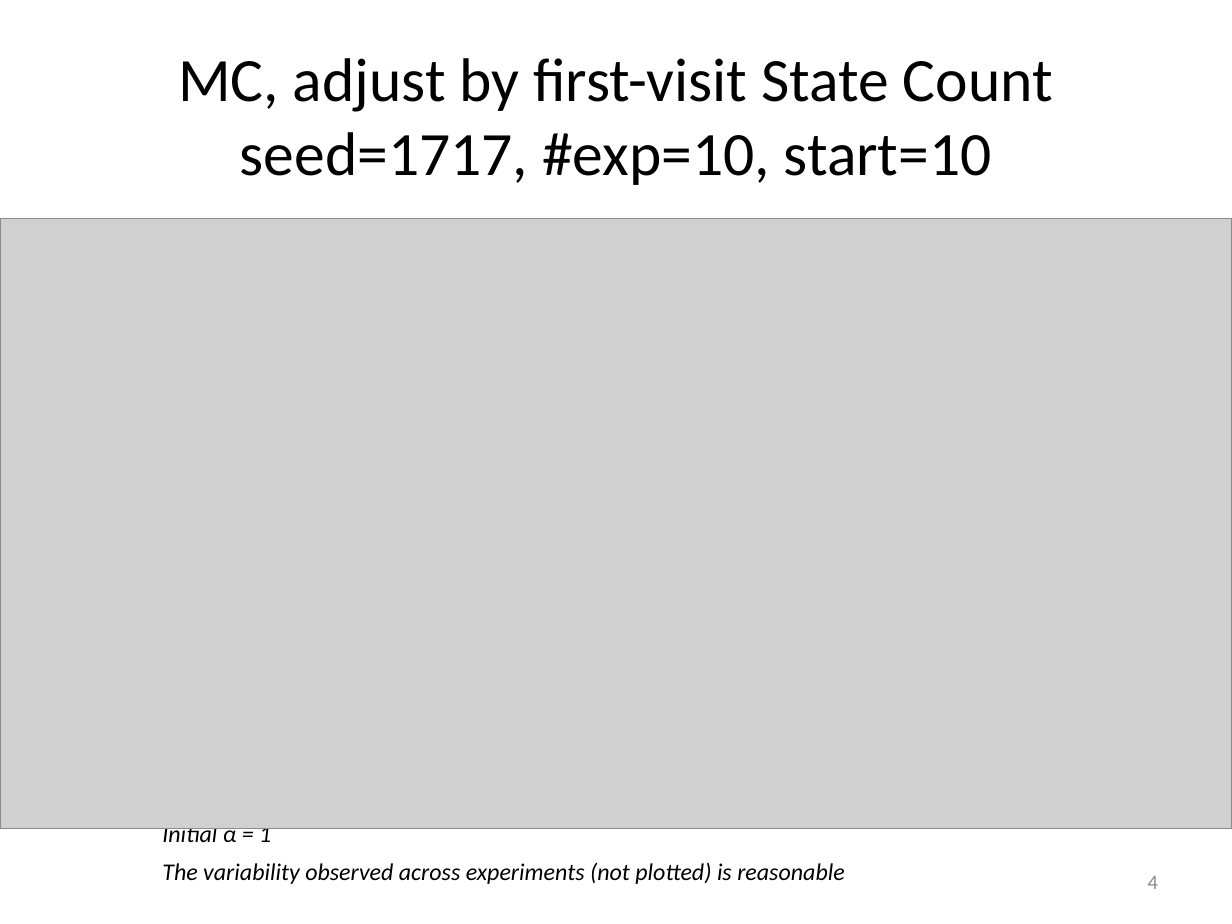
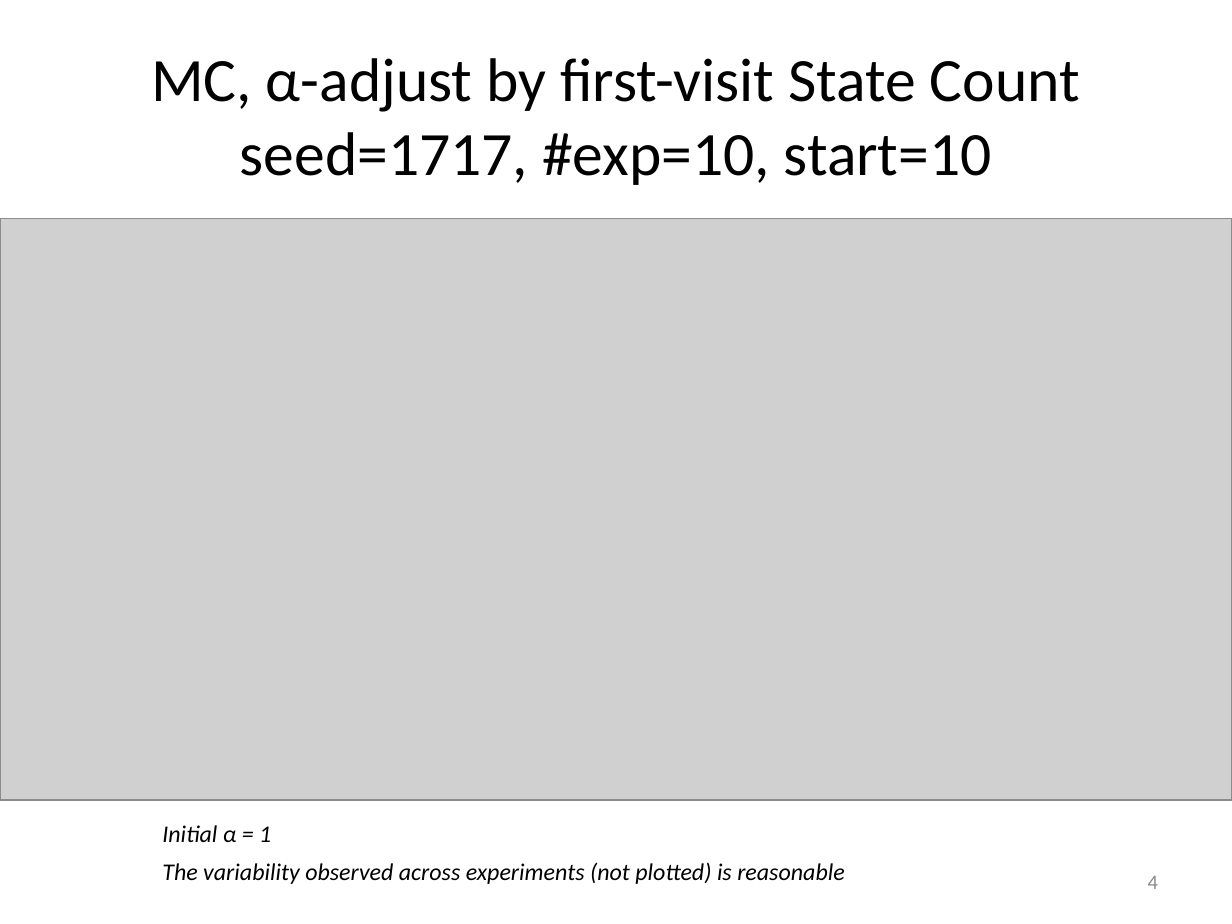
Before and after one commit to mastropi/RL, a slide deck: slide 4 of RL-001-MemoryManagement/results/202005May20-TestsTDLambda&AdaptiveTDLambda-1DGridworld.pptx. Drawn at 1232x924 pixels with LibreOffice and Linux fonts; fonts in the diff are those of the drawing; grey boxes stand for pictures. Boxes give left, top, right and bottom in pixels: in the first picture for what was removed or moved away, otherwise in the second. Text is boxed around its words. In the diff, an @@ line names an element or a change of style, - is before the commit and + after.

Commit message:
Definition of state-dependent lambda as a function of delta(t) relative to the average state value function
In addition:
- Updated the violinplot with better documentation and improved customization.
- Stored results as pickle and png files.
- Updated PPT with main results.

```diff
--- a/RL-001-MemoryManagement/results/202005May20-TestsTDLambda&AdaptiveTDLambda-1DGridworld.pptx
+++ b/RL-001-MemoryManagement/results/202005May20-TestsTDLambda&AdaptiveTDLambda-1DGridworld.pptx
@@ title at [151, 58, 1080, 185]: text changed @@
-MC, adjust by first-visit State Count
-seed=1717, #exp=10, start=10
+MC, α-adjust by first-visit State Count
+seed=1717, #exp=10, start=10
@@ picture: place and size @@
-picture at [0, 218, 1232, 829]
+picture at [0, 218, 1232, 800]
```
Also in this commit, not shown: 11 other slides changed, 11 slides added, 42 other files.
